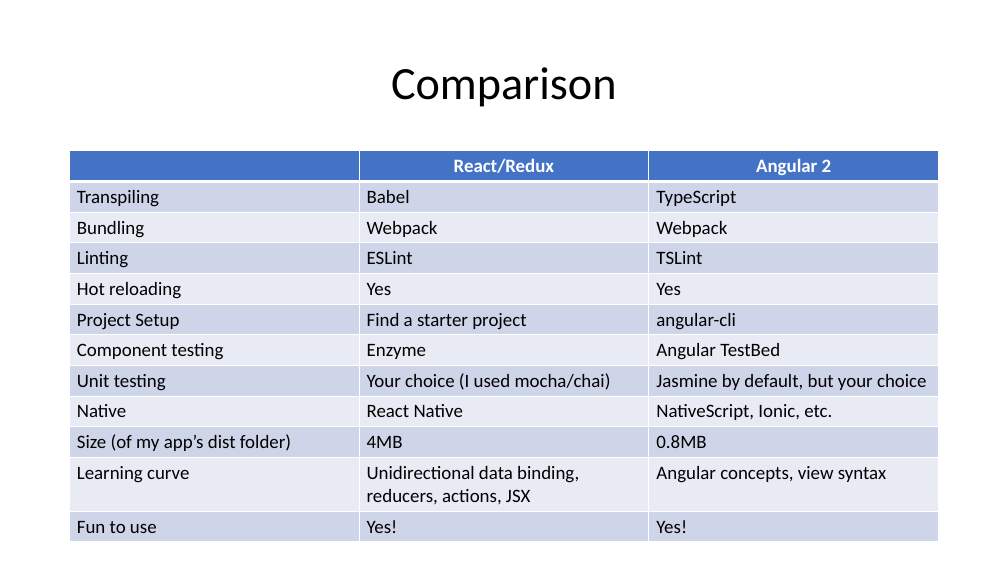
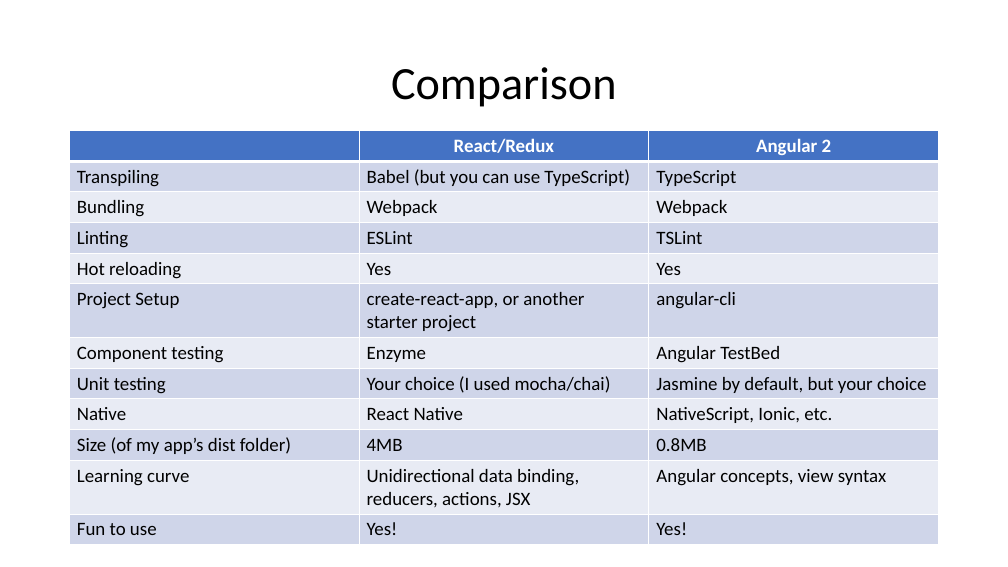
Before and after one commit to JonKruger/a-lap-around-react-and-angular-2, a slide deck: slide 31 of A Lap Around React and Angular 2.pptx (slide 29 before the commit). Drawn at 1008x567 pixels with LibreOffice and Linux fonts; fonts in the diff are those of the drawing. Boxes give left, top, right and bottom in pixels: in the first picture for what was removed or moved away, otherwise in the second. Text is boxed around its words. In the diff, an @@ line names an element or a change of style, - is before the commit and + after.

```diff
--- a/A Lap Around React and Angular 2.pptx
+++ b/A Lap Around React and Angular 2.pptx
@@ table at (70, 131, 938, 543) @@
-row 2, column 2: Babel
+row 2, column 2: Babel (but you can use TypeScript)
-row 6, column 2: Find a starter project
+row 6, column 2: create-react-app, or another starter project
@@ table: place and size @@
-table at (70, 151, 938, 541)
+table at (70, 131, 938, 543)
```
Also in this commit, not shown: 4 other slides changed, 2 slides added.
